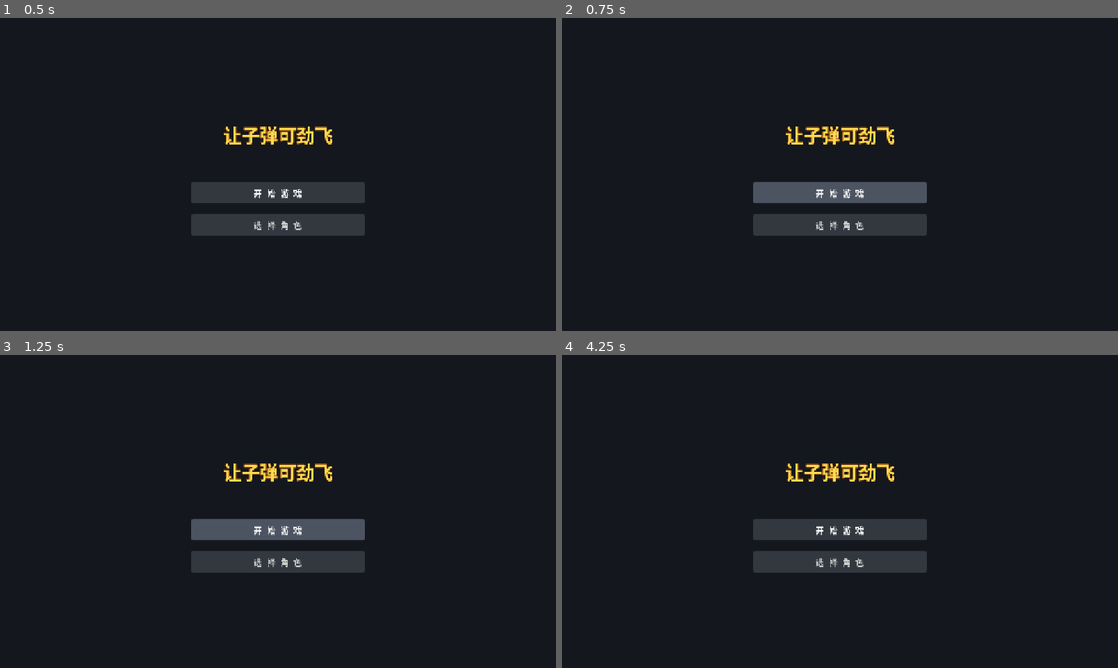
Above: before the commit, frames 1-4 (two rows, left to right).
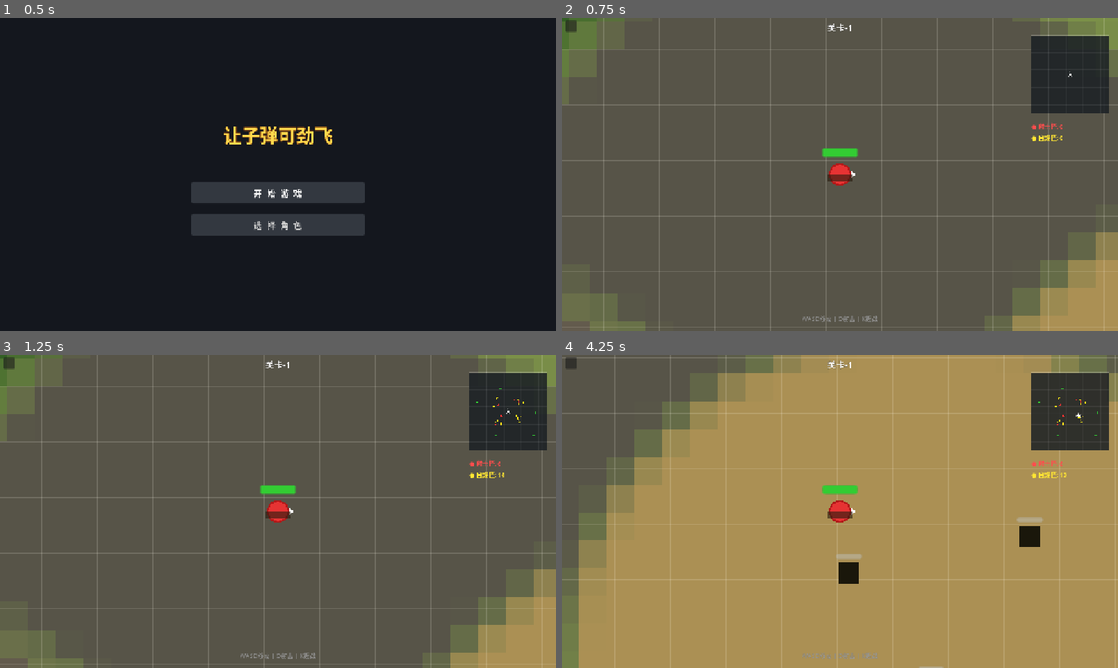
Above: after the commit, the same moments.

Repository: aikuangren/chiji
Game: Godot game, scene res://scenes/main_menu.tscn
Two runs of this game, one before a commit and one after it. Both use one fixed random seed, a clock stepped at 60 frames per second and the inputs below.
Inputs (mouse positions are in pixels of both pictures, inside the frame that each line leads up to):
- Up to frame 1 (0.5 s): no input
- Up to frame 2 (0.75 s): click "开 始 游 戏" at 0.5 s
- Up to frame 3 (1.25 s): no input
- Up to frame 4 (4.25 s): click (840, 561) at 1.25 s, where only the run before the commit has a clickable "选 择 角 色"; tap Enter (ui_accept) at 2, 2.27, 3.02 s; move the mouse to (962, 495) at 2.02 s; hold D 2.03-2.78 s; tap E (interact) at 2.1 s; move the mouse to (728, 527) at 2.77 s; hold S 2.78-3.53 s; tap O at 2.85 s; move the mouse to (895, 442) at 3.52 s; hold D from 3.53 s (still down); hold K from 3.53 s (still down)

Frame 1 is identical in both runs. In frame 2, 97% of the frame differs, in the area x 0-100%, y 0-100%; in frame 3, 97%; in frame 4, 100%.

Commit message:
feat: 战斗UI重新布局 - 关卡居中、退出按钮左上角、敌人统计、操作提示、小地图优化

Diff:
--- a/scenes/main.tscn
+++ b/scenes/main.tscn
@@ -79,7 +79,6 @@
 
 [node name="CanvasLayer" type="CanvasLayer" parent="."]
 
-# ==== 顶部关卡编号 ====
 [node name="LevelLabel" type="Label" parent="CanvasLayer"]
 anchors_preset = 5
 anchor_left = 0.5
@@ -96,25 +95,16 @@
 theme_override_colors/font_outline_color = Color(0, 0, 0, 0.7)
 theme_override_constants/outline_size = 2
 
-# ==== 右上角退出按钮 ====
 [node name="ExitButton" type="Button" parent="CanvasLayer"]
-anchors_preset = 12
-anchor_left = 1.0
-anchor_right = 1.0
-offset_left = -40.0
+anchors_preset = 9
+anchor_left = 0.0
+anchor_top = 0.0
+offset_left = 8.0
 offset_top = 6.0
-offset_right = -8.0
+offset_right = 34.0
 offset_bottom = 32.0
-grow_horizontal = 0
-text = "✕"
-theme_override_font_sizes/font_size = 18
-theme_override_colors/font_color = Color(1, 1, 1, 0.8)
-theme_override_styles/normal = StyleBoxEmpty
-theme_override_styles/hover = StyleBoxEmpty
-theme_override_styles/pressed = StyleBoxEmpty
-mouse_filter = 0
+grow_vertical = 0
 
-# ==== 右上角小地图 ====
 [node name="MinimapContainer" type="MarginContainer" parent="CanvasLayer"]
 anchors_preset = 12
 anchor_left = 1.0
@@ -131,7 +121,6 @@
 size = Vector2(180, 180)
 script = ExtResource("4_minimap")
 
-# ==== 小地图下方敌人统计 ====
 [node name="EnemyCountPanel" type="MarginContainer" parent="CanvasLayer"]
 anchors_preset = 12
 anchor_left = 1.0
@@ -159,7 +148,6 @@
 theme_override_font_sizes/font_size = 14
 theme_override_colors/font_color = Color(1.0, 0.9, 0.2, 1)
 
-# ==== BUFF状态标签（散弹模式）====
 [node name="BuffLabel" type="Label" parent="CanvasLayer"]
 anchors_preset = 12
 anchor_left = 1.0
